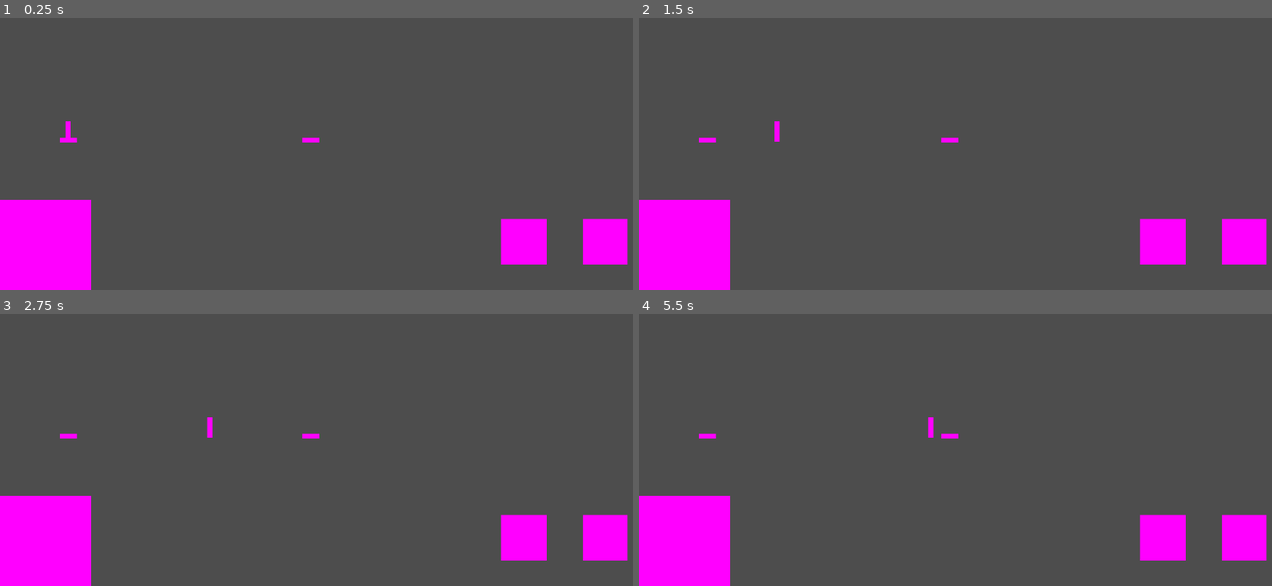
Above: before the commit, frames 1-4 (two rows, left to right).
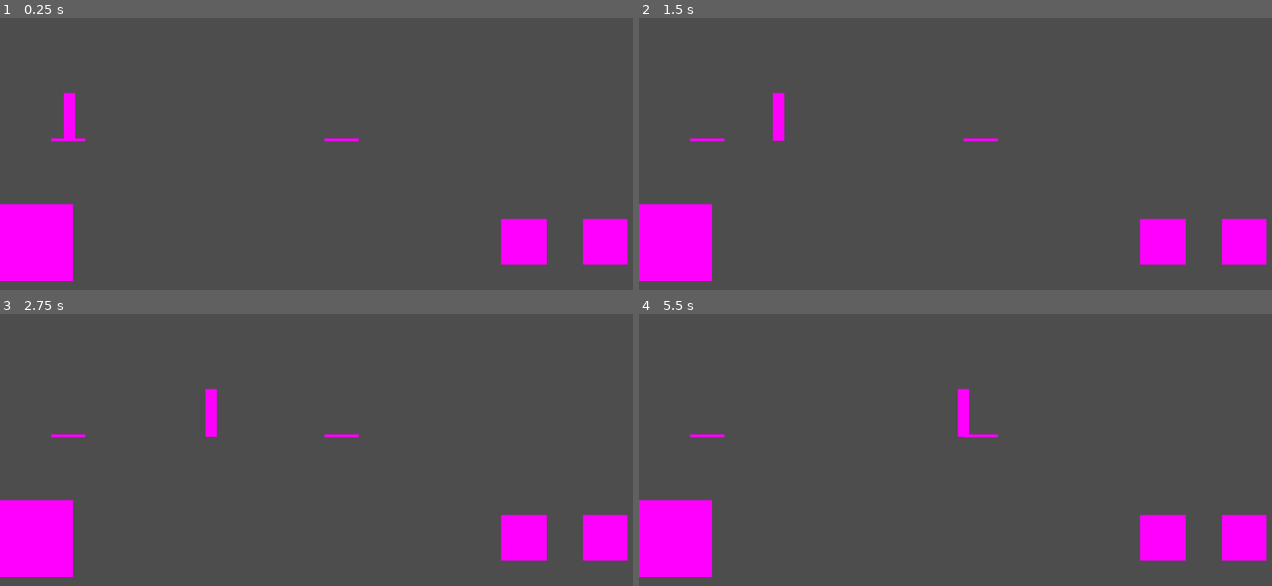
Above: after the commit, the same moments.

Repository: jam2448/580_IBL
Game: Godot game, scene res://Scenes/gameScene.tscn
The game is run twice, just before and just after one commit, with the same random seed, the same clock (stepped at 60 frames per second) and the same inputs.
Inputs:
- Up to frame 1 (0.25 s): no input
- Up to frame 2 (1.5 s): tap Enter (ui_accept) at 0.5, 0.77 s; hold D (advanceRunners) 0.53-1.28 s; hold Right (ui_right) from 0.53 s (still down); tap A (returnRunners) at 1.35 s
- Up to frame 3 (2.75 s): tap Enter (ui_accept) at 1.52, 2 s; release Right (ui_right) at 2.03 s; hold Left (ui_left) from 2.03 s (still down); hold D (advanceRunners) from 2.03 s (still down)
- Up to frame 4 (5.5 s): release Left (ui_left) at 2.78 s; release D (advanceRunners) at 2.78 s; hold Right (ui_right) 2.78-4.28 s; tap A (returnRunners) at 2.85, 4.35 s; tap Enter (ui_accept) at 3.02, 3.5, 3.77, 4.52, 5 s; hold D (advanceRunners) 3.53-4.28 s; hold Left (ui_left) 4.28-5.03 s; hold Right (ui_right) from 5.03 s (still down); hold D (advanceRunners) from 5.03 s (still down)

The runs differ from the first frame. In frame 1, 2.0% of the frame differs, in the area x 0-57%, y 27-100%; in frame 2, 2.0%; in frame 3, 2.0%; in frame 4, 2.1%.

Commit message:
adjusted the scale of gameObjects

Diff:
--- a/indoorbaseballproj/Scenes/base.tscn
+++ b/indoorbaseballproj/Scenes/base.tscn
@@ -5,18 +5,19 @@
 [sub_resource type="PlaceholderTexture2D" id="PlaceholderTexture2D_ddpt5"]
 
 [sub_resource type="RectangleShape2D" id="RectangleShape2D_0kg6p"]
-size = Vector2(1, 4.5)
+size = Vector2(2, 4.125)
 
 [node name="Base" type="Area2D"]
 collision_mask = 2
 script = ExtResource("1_yaupi")
 
 [node name="Sprite2D" type="Sprite2D" parent="."]
-scale = Vector2(2, 0.5)
+position = Vector2(2.23517e-07, 1.15625)
+scale = Vector2(4, 0.3125)
 texture = SubResource("PlaceholderTexture2D_ddpt5")
 
 [node name="CollisionShape2D" type="CollisionShape2D" parent="."]
-position = Vector2(0, -2)
+position = Vector2(0, -1)
 shape = SubResource("RectangleShape2D_0kg6p")
 
 [connection signal="body_entered" from="." to="." method="_on_body_entered"]
--- a/indoorbaseballproj/Scenes/batter.tscn
+++ b/indoorbaseballproj/Scenes/batter.tscn
@@ -5,15 +5,19 @@
 [sub_resource type="PlaceholderTexture2D" id="PlaceholderTexture2D_fykc7"]
 
 [sub_resource type="RectangleShape2D" id="RectangleShape2D_537qa"]
-size = Vector2(1.5, 6)
+size = Vector2(1.16667, 4.66667)
 
 [node name="CharacterBody2D" type="CharacterBody2D"]
+position = Vector2(1, 1)
 collision_layer = 2
 script = ExtResource("1_1twed")
 
 [node name="Sprite2D" type="Sprite2D" parent="."]
-scale = Vector2(1.5, 6)
+position = Vector2(-0.6875, -2)
+scale = Vector2(3.375, 14)
 texture = SubResource("PlaceholderTexture2D_fykc7")
 
 [node name="CollisionShape2D" type="CollisionShape2D" parent="."]
+position = Vector2(-0.75, -2)
+scale = Vector2(3, 3)
 shape = SubResource("RectangleShape2D_537qa")
--- a/indoorbaseballproj/Scenes/gameScene.tscn
+++ b/indoorbaseballproj/Scenes/gameScene.tscn
@@ -6,12 +6,12 @@
 [ext_resource type="Script" path="res://Scripts/game_manager.gd" id="4_4mkok"]
 
 [sub_resource type="RectangleShape2D" id="RectangleShape2D_pbuts"]
-size = Vector2(175, 1.5)
+size = Vector2(185.5, 7.75)
 
 [node name="Node2D" type="Node2D"]
 
 [node name="batter" parent="." instance=ExtResource("1_snma1")]
-position = Vector2(-89, -31)
+position = Vector2(-88, -48)
 
 [node name="Camera2D" type="Camera2D" parent="."]
 position = Vector2(-13, -31)
@@ -20,7 +20,7 @@
 [node name="StaticBody2D" type="StaticBody2D" parent="."]
 
 [node name="CollisionShape2D" type="CollisionShape2D" parent="StaticBody2D"]
-position = Vector2(-20.5, -19.75)
+position = Vector2(-15, -17)
 shape = SubResource("RectangleShape2D_pbuts")
 
 [node name="Control" type="Control" parent="."]
@@ -33,11 +33,11 @@
 player_path = NodePath("../../batter")
 
 [node name="second" parent="." instance=ExtResource("3_t7pfu")]
-position = Vector2(-18, -21)
+position = Vector2(-9, -24)
 scale = Vector2(2.5, 2.5)
 
 [node name="homePlate" parent="." instance=ExtResource("3_t7pfu")]
-position = Vector2(-89, -21)
+position = Vector2(-89, -24)
 scale = Vector2(2.5, 2.5)
 
 [node name="GameManager" type="Node" parent="."]
--- a/indoorbaseballproj/Scenes/touch_conrrols.tscn
+++ b/indoorbaseballproj/Scenes/touch_conrrols.tscn
@@ -24,8 +24,8 @@
 action = "returnRunners"
 
 [node name="Swing" type="TouchScreenButton" parent="."]
-position = Vector2(0, 489)
-scale = Vector2(160, 160)
+position = Vector2(0, 497)
+scale = Vector2(128, 135)
 texture_normal = SubResource("PlaceholderTexture2D_igk3y")
 action = "swing"
 
